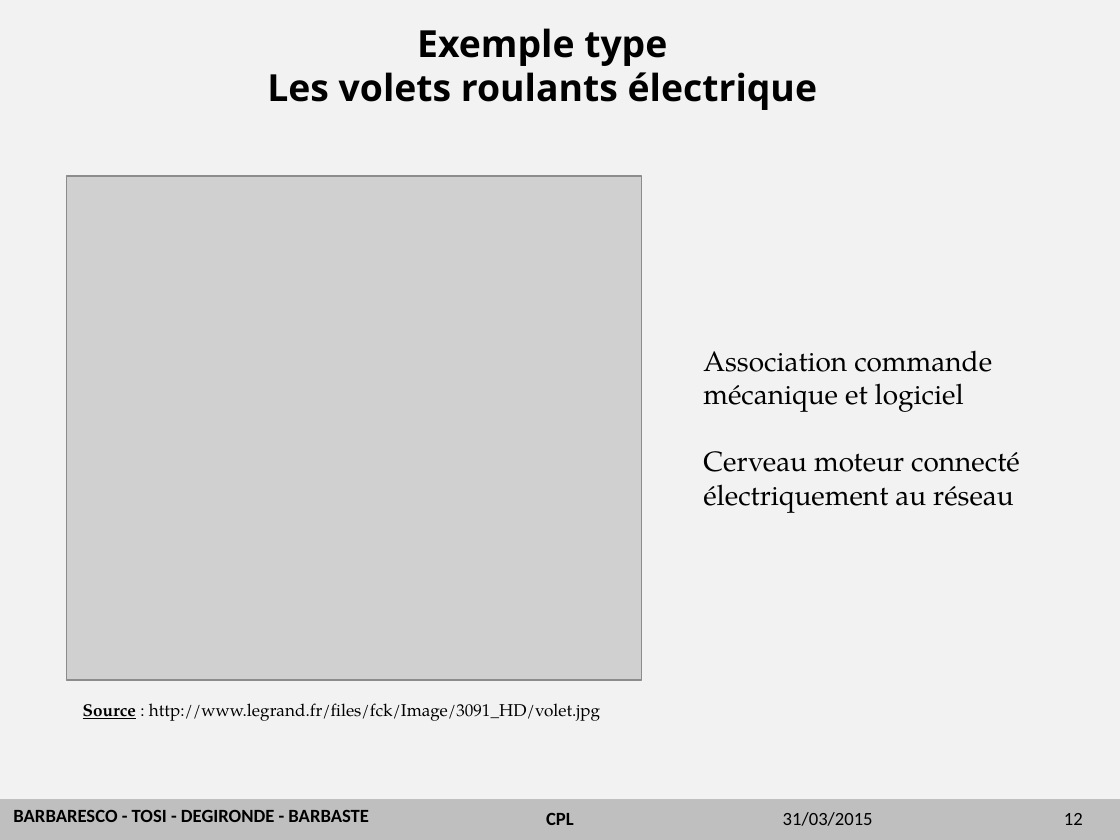
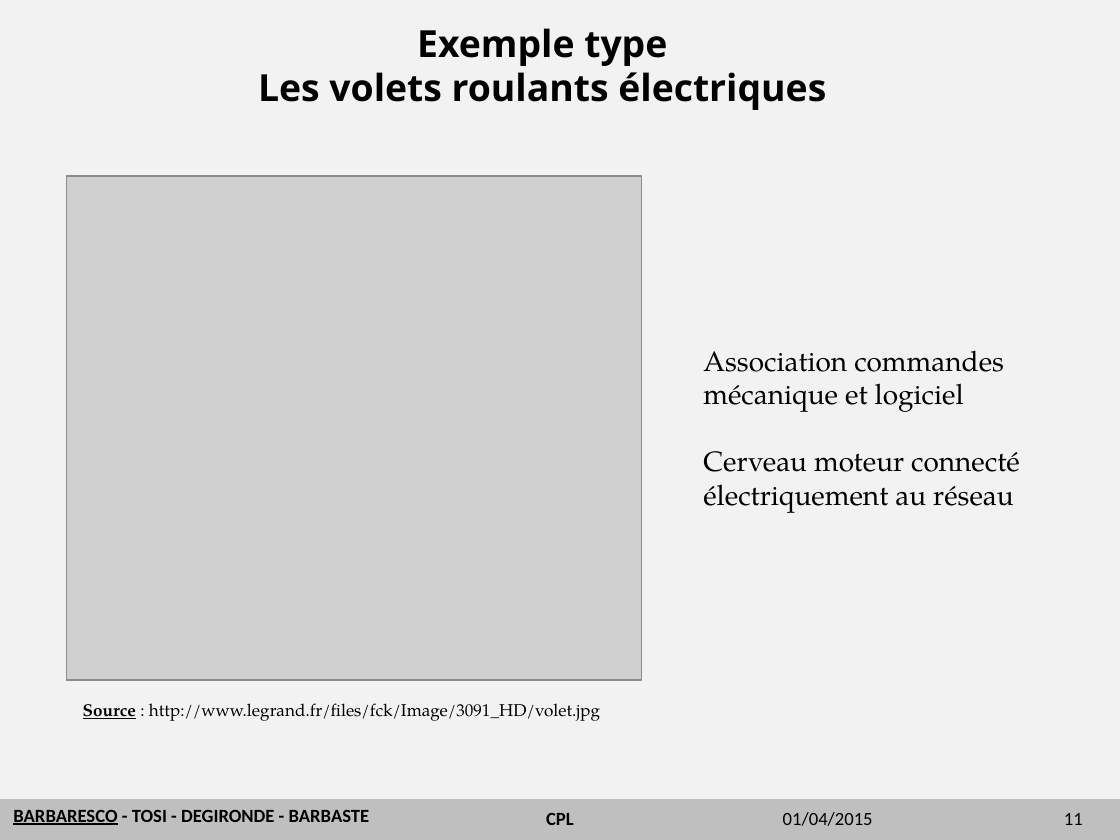
Before and after one commit to emeric254/BETelecomsCPL2014, a slide deck: slide 11 of diapo/CPL.pptx (slide 12 before the commit). Drawn at 1120x840 pixels with LibreOffice and Linux fonts; fonts in the diff are those of the drawing; grey boxes stand for pictures; background and template pictures are left out. Boxes give left, top, right and bottom in pixels: in the first picture for what was removed or moved away, otherwise in the second. Text is boxed around its words. In the diff, an @@ line names an element or a change of style, - is before the commit and + after.

```diff
--- a/diapo/CPL.pptx
+++ b/diapo/CPL.pptx
@@ title at <box>258,28,826,110</box>: text changed @@
-Exemple type
-Les volets roulants électrique
+Exemple type
+Les volets roulants électriques
@@ text at <box>703,350,1004,412</box>: text changed @@
-Association commande mécanique et logiciel
+Association commandes mécanique et logiciel
@@ text "BARBARESCO - TOSI - DEGIRONDE ..." at <box>13,810,370,825</box>: underline on in "BARBARESCO" @@
@@ text at <box>783,812,873,826</box>: text changed @@
-31/03/2015
+01/04/2015
@@ page number at <box>1064,813,1083,825</box>: text changed @@
-12
+11
```
Also in this commit, not shown: 18 other slides changed, 5 slides removed, 1 other file.
